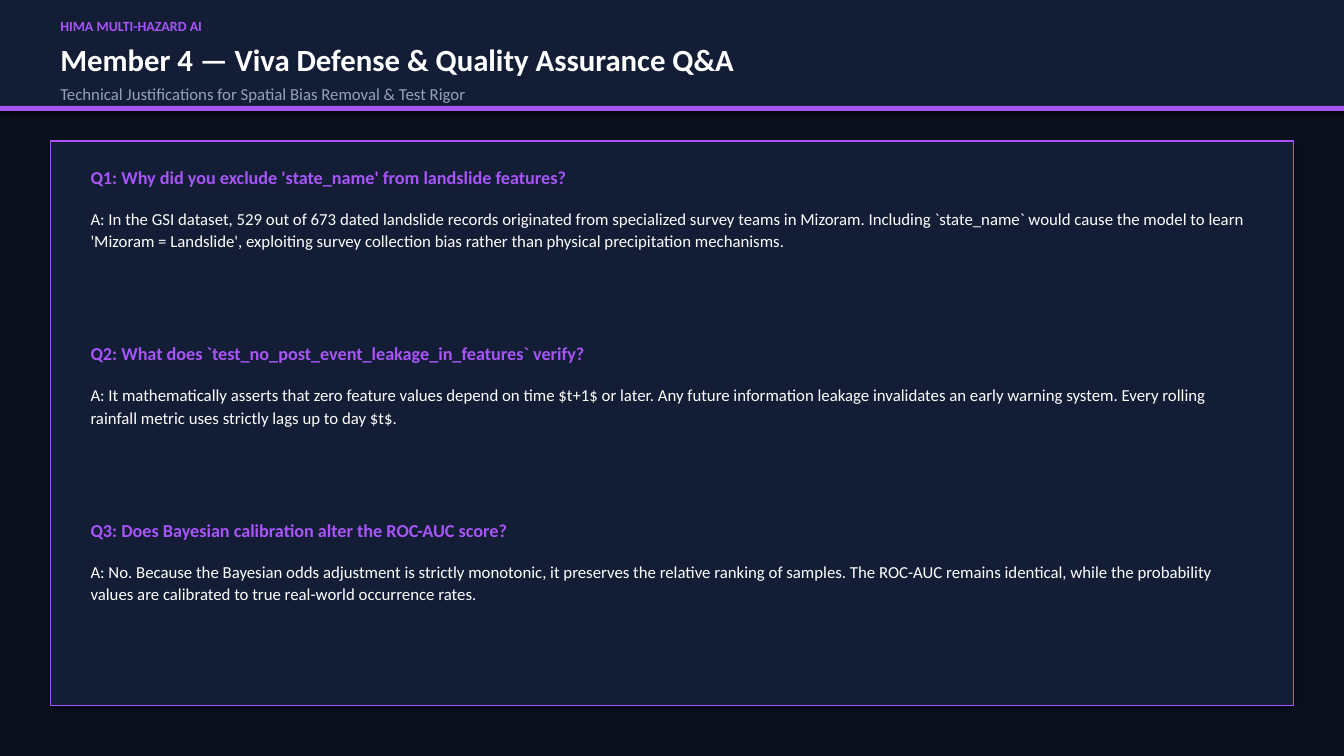
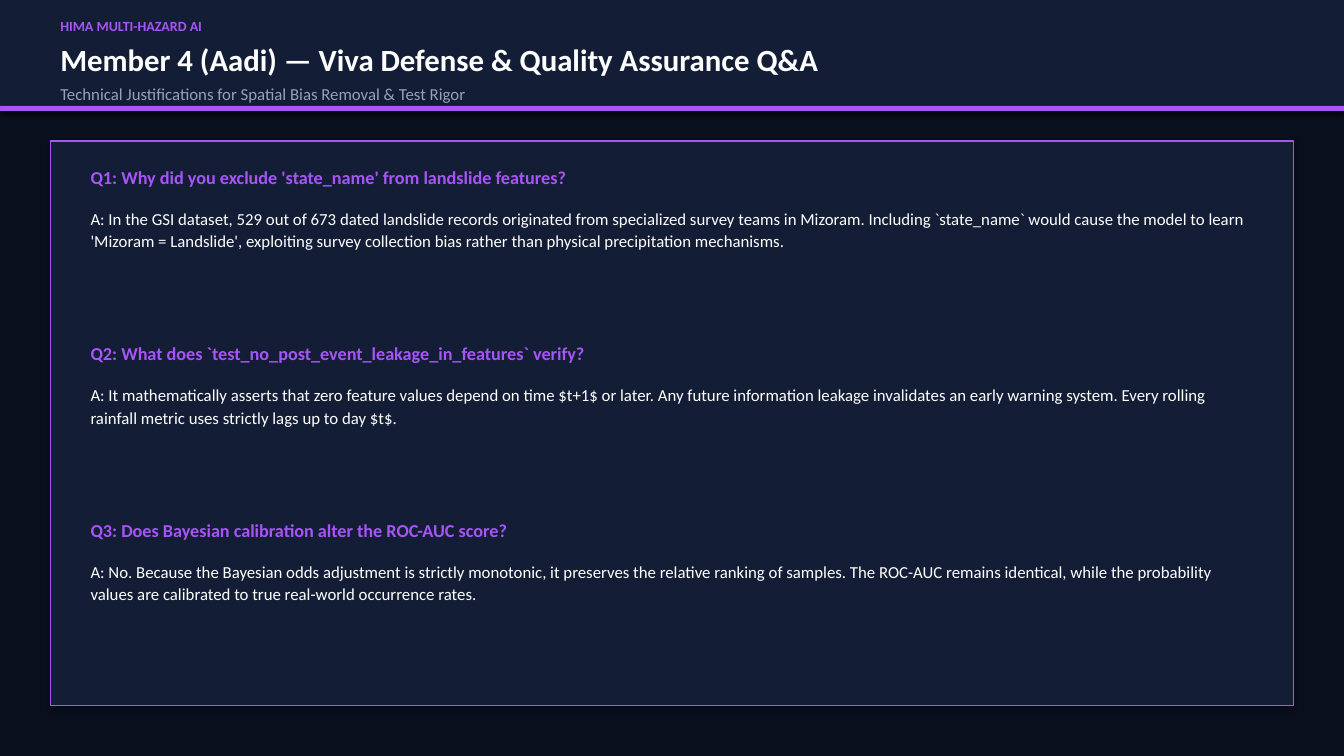
Before and after one commit to ujjww4ll/HIMA, a slide deck: slide 19 of Flood_Prediction_and_Early_Warning_System.pptx. Drawn at 1344x756 pixels with LibreOffice and Linux fonts; fonts in the diff are those of the drawing. Boxes give left, top, right and bottom in pixels: in the first picture for what was removed or moved away, otherwise in the second. Text is boxed around its words. In the diff, an @@ line names an element or a change of style, - is before the commit and + after.

Commit message:
Update 7-member roster: M1-Sachin, M2-Anshul, M3-Ujjwal, M4-Aadi, M5-Malvika, M6-Shubhangi, M7-Sonam

```diff
--- a/Flood_Prediction_and_Early_Warning_System.pptx
+++ b/Flood_Prediction_and_Early_Warning_System.pptx
@@ text at (60, 48, 818, 76): text changed @@
-Member 4 — Viva Defense & Quality Assurance Q&A
+Member 4 (Aadi) — Viva Defense & Quality Assurance Q&A
```
Also in this commit, not shown: 14 other slides changed, 5 other files.
